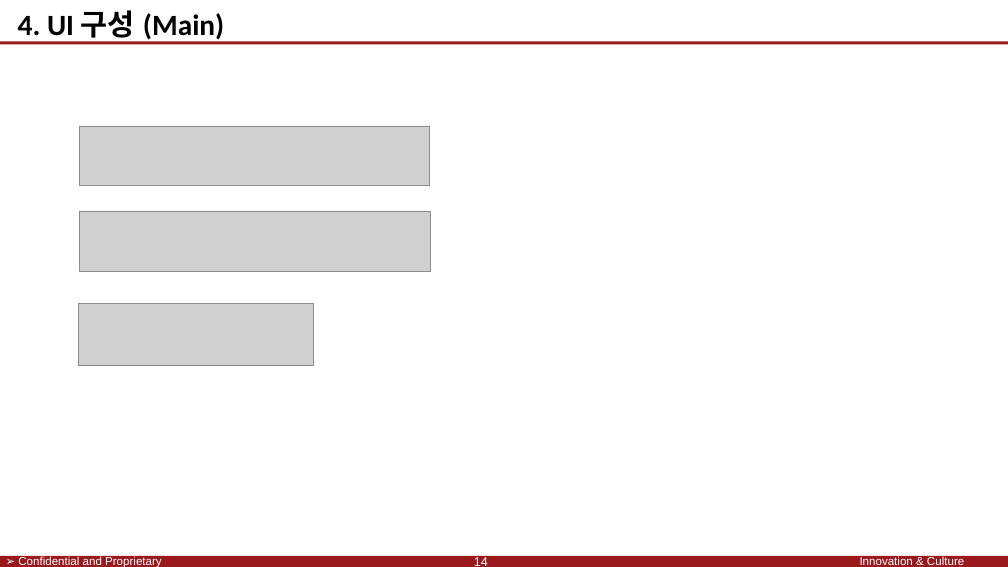
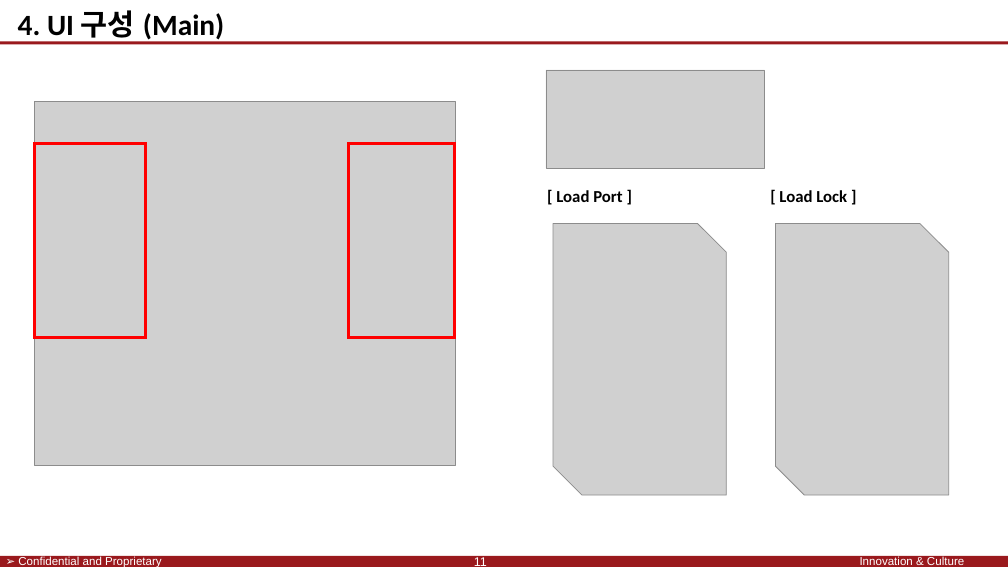
Before and after one commit to SaintSeong/JusungProject, a slide deck: slide 11 of A조 발표.pptx (slide 14 before the commit). Drawn at 1008x567 pixels with LibreOffice and Linux fonts; fonts in the diff are those of the drawing; grey boxes stand for pictures; background and template pictures are left out. Boxes give left, top, right and bottom in pixels: in the first picture for what was removed or moved away, otherwise in the second. Text is boxed around its words. In the diff, an @@ line names an element or a change of style, - is before the commit and + after.

```diff
--- a/A조 발표.pptx
+++ b/A조 발표.pptx
@@ picture added at bbox=[34, 101, 454, 465] @@
@@ rectangle added at bbox=[34, 144, 145, 338], outline #FF0000 3 pt @@
@@ picture removed at bbox=[79, 126, 429, 186] @@
@@ rectangle added at bbox=[349, 144, 454, 338], outline #FF0000 3 pt @@
@@ group added at bbox=[546, 70, 949, 495]: 3 pictures, 2 texts @@
+[ Load Port ]
+[ Load Lock ]
@@ picture removed at bbox=[79, 211, 430, 271] @@
@@ picture removed at bbox=[79, 303, 313, 365] @@
@@ page number at bbox=[474, 557, 487, 566]: text changed @@
-14
+11
```
Also in this commit, not shown: 6 other slides changed, 5 slides added, 12 slides removed.
